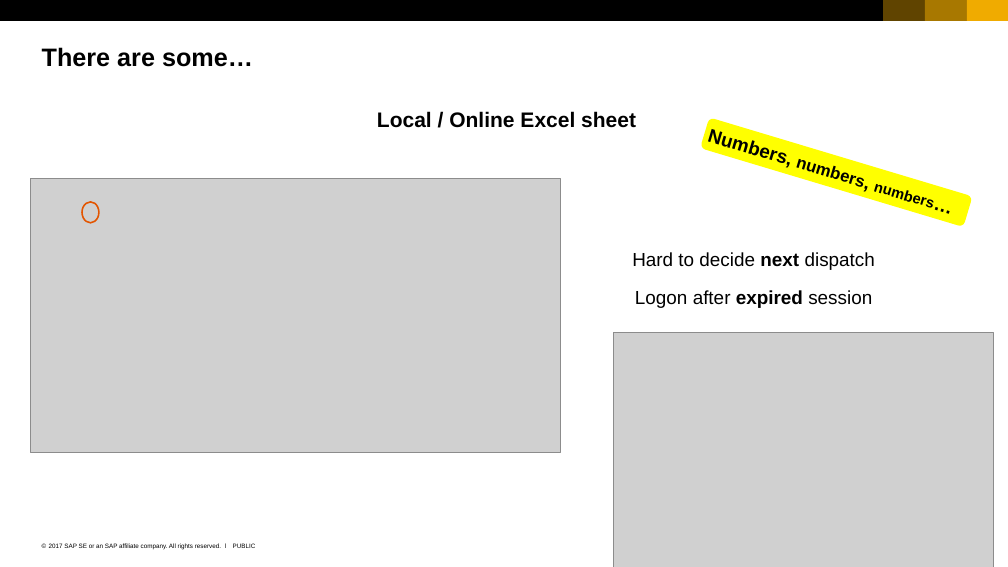
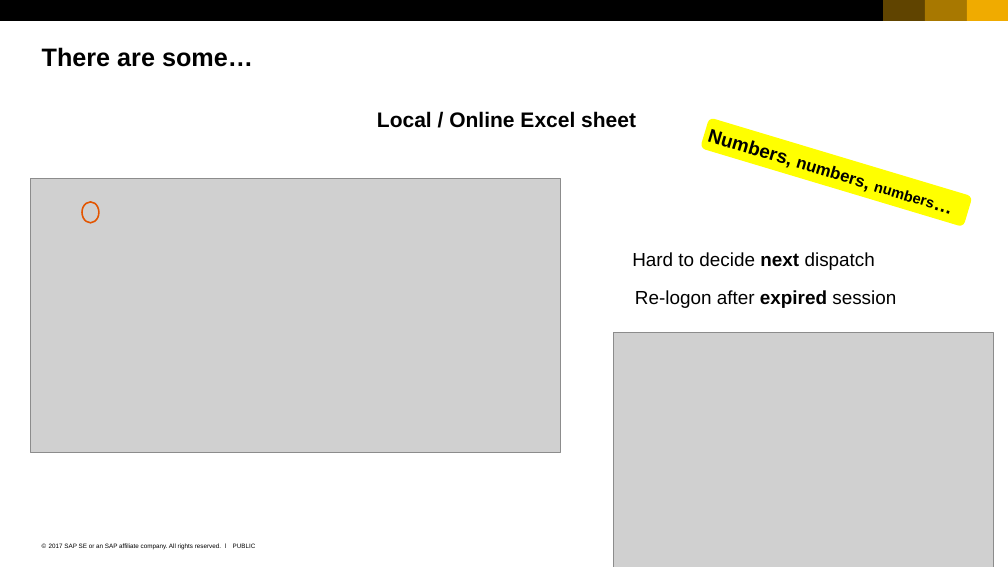
Before and after one commit to qianyilun/workload-calculator, a slide deck: slide 10 of SAP_2017_16x9_black_and_white.pptx. Drawn at 1008x567 pixels with LibreOffice and Linux fonts; fonts in the diff are those of the drawing; grey boxes stand for pictures. Boxes give left, top, right and bottom in pixels: in the first picture for what was removed or moved away, otherwise in the second. Text is boxed around its words. In the diff, an @@ line names an element or a change of style, - is before the commit and + after.

```diff
--- a/SAP_2017_16x9_black_and_white.pptx
+++ b/SAP_2017_16x9_black_and_white.pptx
@@ text at (635,290,896,308): text changed @@
-Logon after expired session
+Re-logon after expired session
```
Also in this commit, not shown: 1 other slide changed, 5 slides added, 10 slides removed, 24 other files.
